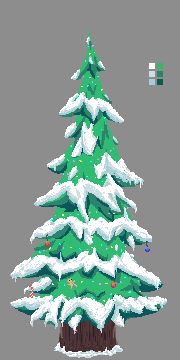
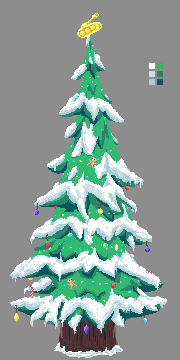
The second 180px x 360px image is a revision of the first. Changes to its layers:
added layer "05" above "04" over <box>14,13,153,335</box>
